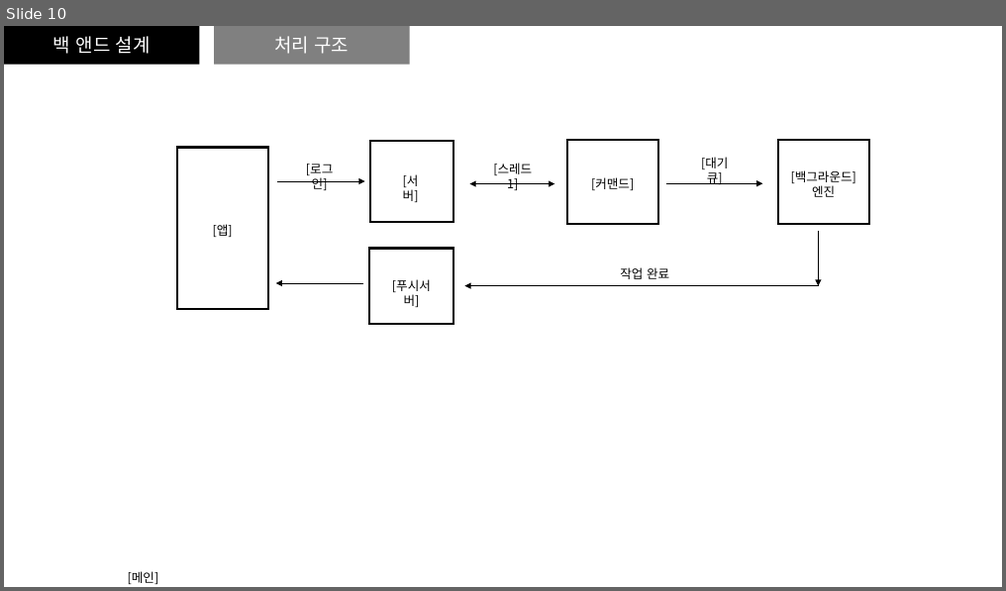
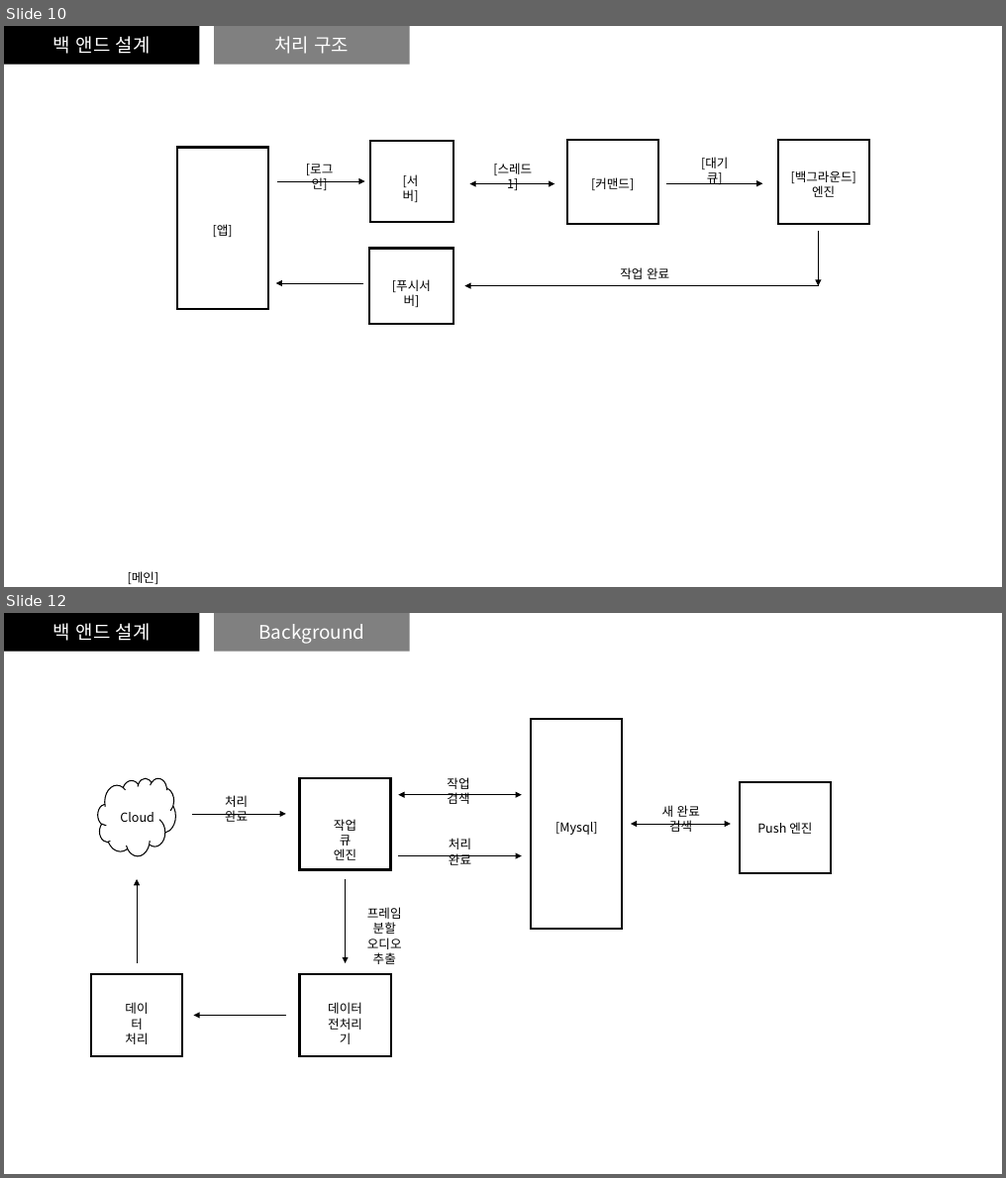
Before and after one commit to mrkimkim/AI_interview, a slide deck: Scatch.pptx. Shown one above the other, each under a label of ours: slide 10 before the commit, slides 10 and 12 after it; the slides between them are not shown. The pictures are 1006x591 and 1006x1178 pixels, drawn with LibreOffice and Linux fonts; fonts in the diff are those of the drawing. Boxes give left, top, right and bottom in pixels: in the first picture for what was removed or moved away, otherwise in the second. Text is boxed around its words. In the diff, an @@ line names an element or a change of style, - is before the commit and + after.

```diff
--- a/Scatch.pptx
+++ b/Scatch.pptx
@@ slide 12 added at bbox=[4, 613, 1002, 1174], background #FFFFFF @@
@@ rectangle added at bbox=[4, 613, 199, 652], fill #000000, 18 pt, text #FFFFFF @@
+백 앤드 설계
@@ rectangle added at bbox=[214, 613, 410, 652], fill #808080, 18 pt, text #FFFFFF @@
+Background
@@ rectangle added at bbox=[531, 719, 623, 929], fill #FFFFFF, outline #000000 2 pt @@
@@ cloud added at bbox=[98, 778, 175, 857], outline #000000 1 pt @@
@@ rectangle added at bbox=[300, 778, 391, 869], fill #FFFFFF, outline #000000 2 pt @@
@@ text added at bbox=[447, 777, 469, 804], 12 pt, text #000000 @@
+작업 검색
@@ rectangle added at bbox=[740, 782, 832, 873], fill #FFFFFF, outline #000000 2 pt @@
@@ text added at bbox=[120, 812, 154, 822], 12 pt, text #000000 @@
+Cloud
@@ arrow added from (192, 814) to (286, 814), #000000 0.5 pt @@
@@ text added at bbox=[225, 795, 248, 822], 12 pt, text #000000 @@
+처리 완료
@@ text added at bbox=[334, 819, 356, 861], 12 pt, text #000000 @@
+작업 큐
+엔진
@@ double arrow added from (399, 795) to (522, 795), #000000 0.5 pt @@
@@ text added at bbox=[662, 805, 700, 832], 12 pt, text #000000 @@
+새 완료 검색
@@ text added at bbox=[449, 838, 471, 865], 12 pt, text #000000 @@
+처리 완료
@@ text added at bbox=[555, 822, 598, 835], 12 pt, text #000000 @@
+[Mysql]
@@ double arrow added from (631, 824) to (731, 824), #000000 0.5 pt @@
@@ text added at bbox=[757, 822, 812, 834], 12 pt, text #000000 @@
+Push 엔진
@@ arrow added from (137, 963) to (137, 879), #000000 0.5 pt @@
@@ arrow added from (346, 879) to (346, 963), #000000 0.5 pt @@
@@ arrow added from (399, 857) to (522, 857), #000000 0.5 pt @@
@@ text added at bbox=[367, 907, 402, 964], 12 pt, text #000000 @@
+프레임 분할
+오디오 추출
@@ rectangle added at bbox=[91, 973, 182, 1057], fill #FFFFFF, outline #000000 2 pt @@
@@ rectangle added at bbox=[300, 973, 391, 1057], fill #FFFFFF, outline #000000 2 pt @@
@@ text added at bbox=[125, 1002, 148, 1045], 12 pt, text #000000 @@
+데이터
+처리
@@ arrow added from (286, 1016) to (193, 1016), #000000 0.5 pt @@
@@ text added at bbox=[328, 1002, 362, 1045], 12 pt, text #000000 @@
+데이터
+전처리기
```
Also in this commit, not shown: 1 other slide added, 1 other file.
